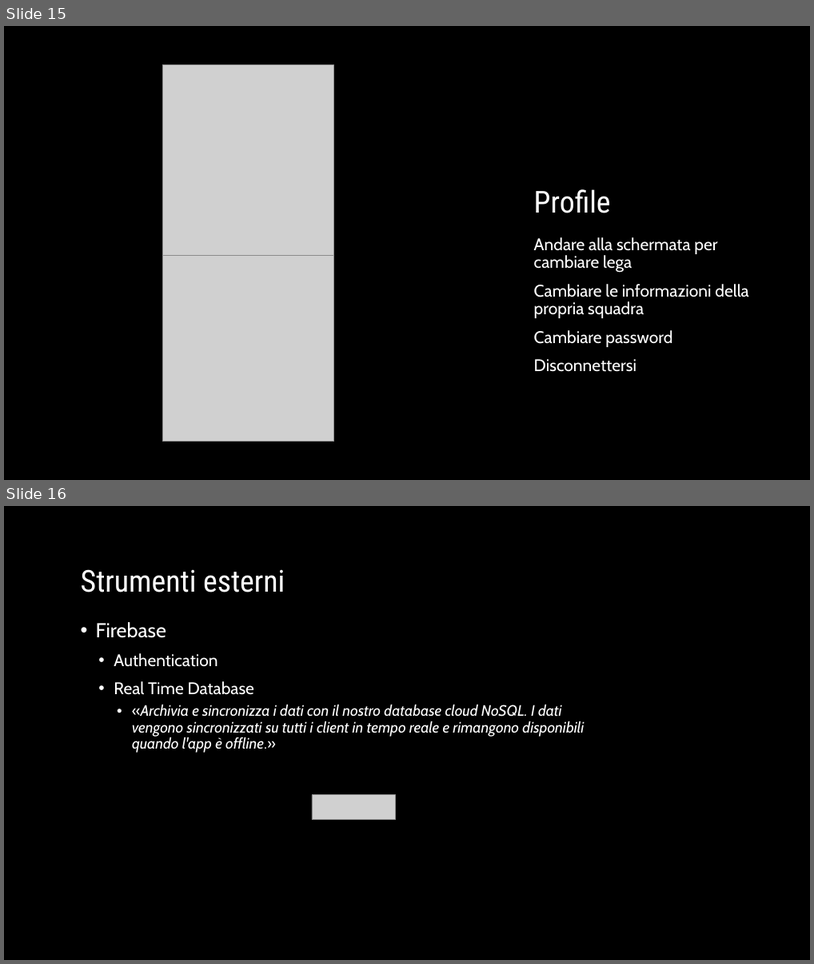
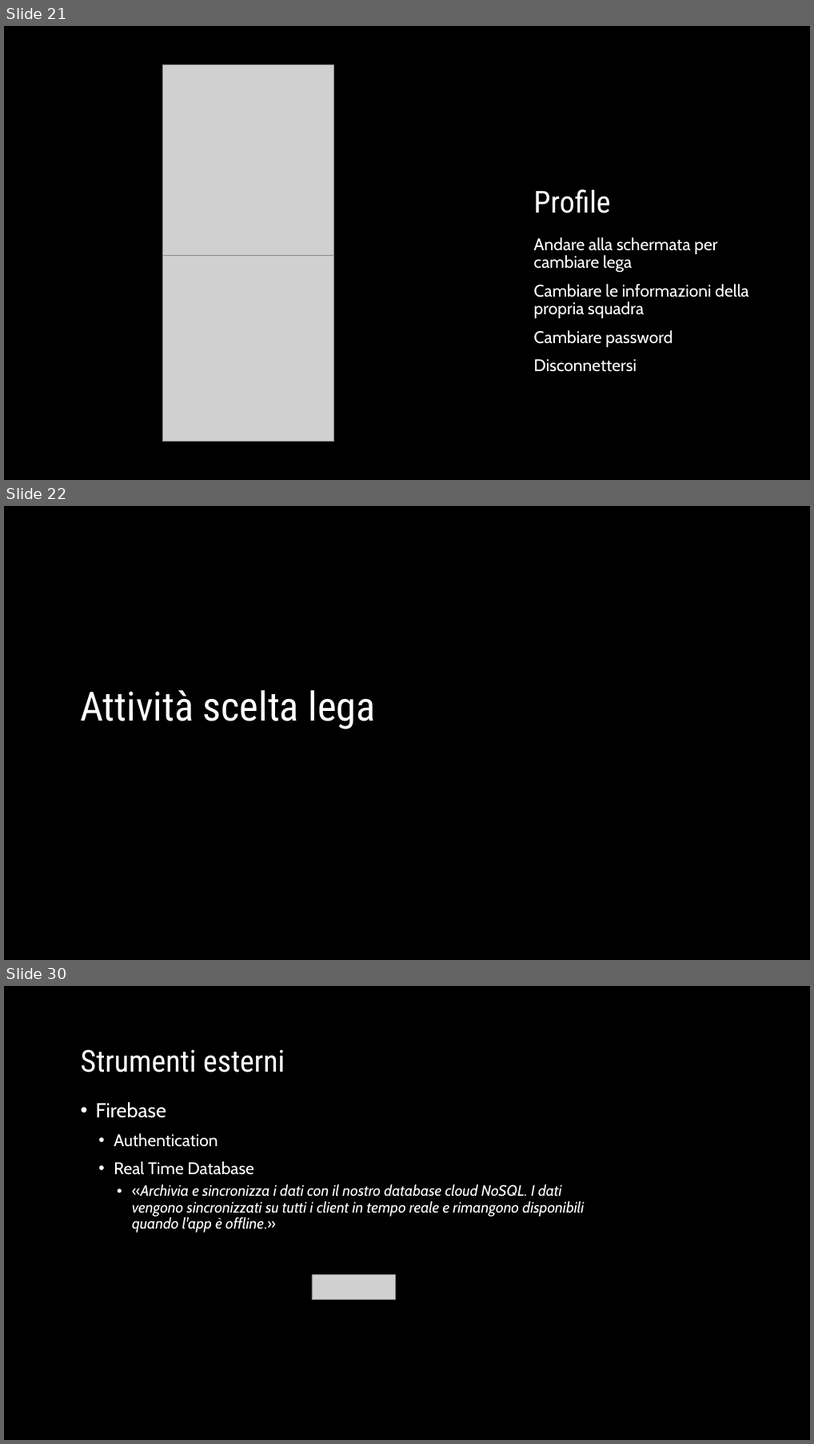
Before and after one commit to GiovanniMarchetto/Fantabasket, a slide deck: Fanta-basket.pptx. Shown one above the other, each under a label of ours: slides 15 and 16 before the commit, slides 21, 22 and 30 after it; the slides between them are not shown. The pictures are 814x964 and 814x1444 pixels, drawn with LibreOffice and Linux fonts; fonts in the diff are those of the drawing; grey boxes stand for pictures; background and template pictures are left out. Boxes give left, top, right and bottom in pixels: in the first picture for what was removed or moved away, otherwise in the second. Text is boxed around its words. In the diff, an @@ line names an element or a change of style, - is before the commit and + after.

```diff
--- a/Fanta-basket.pptx
+++ b/Fanta-basket.pptx
@@ slide 22 added at (x1=4, y1=506, x2=810, y2=960), background picture (left out) @@
@@ title added at (x1=80, y1=690, x2=376, y2=729), 48 pt, text #FFFFFF @@
+Attività scelta lega
@@ what was slide 15 is now slide 21 @@
@@ what was slide 16 is now slide 30 @@
```
Also in this commit, not shown: 4 slides changed, 13 other slides added, 8 other files.
